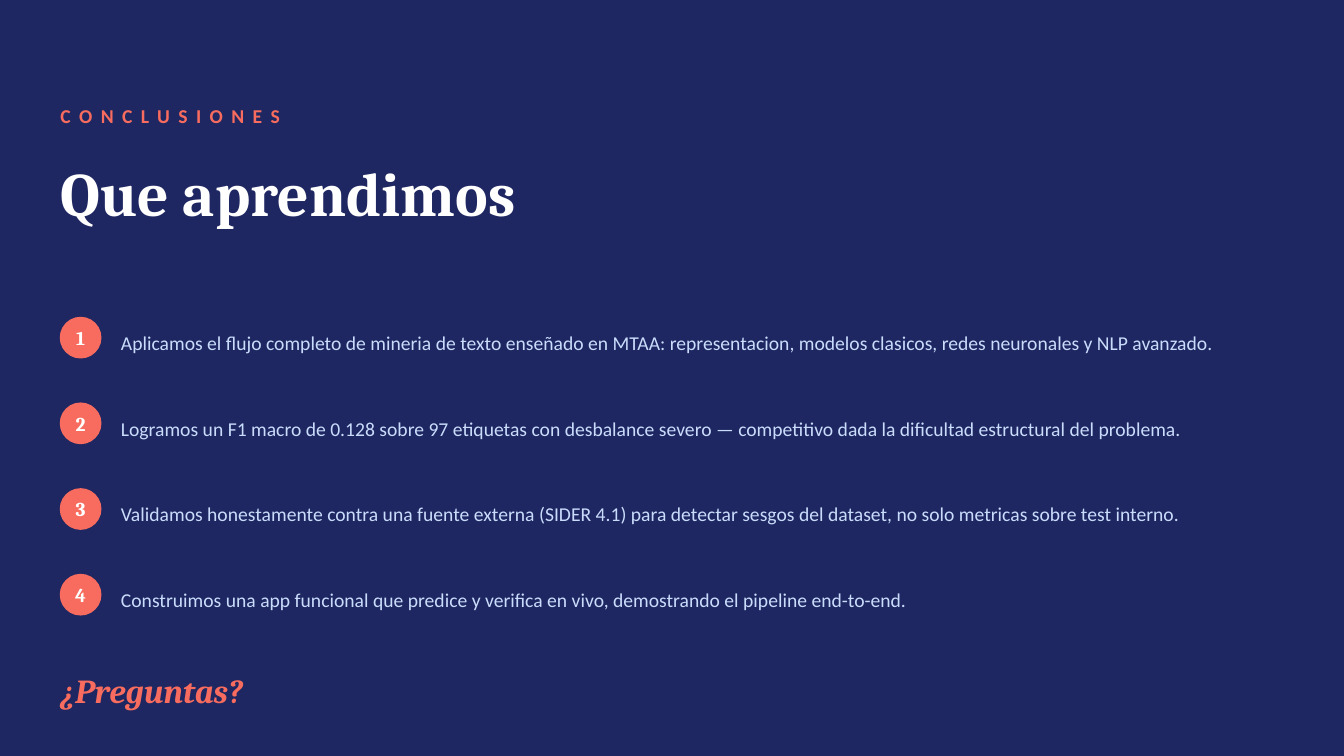
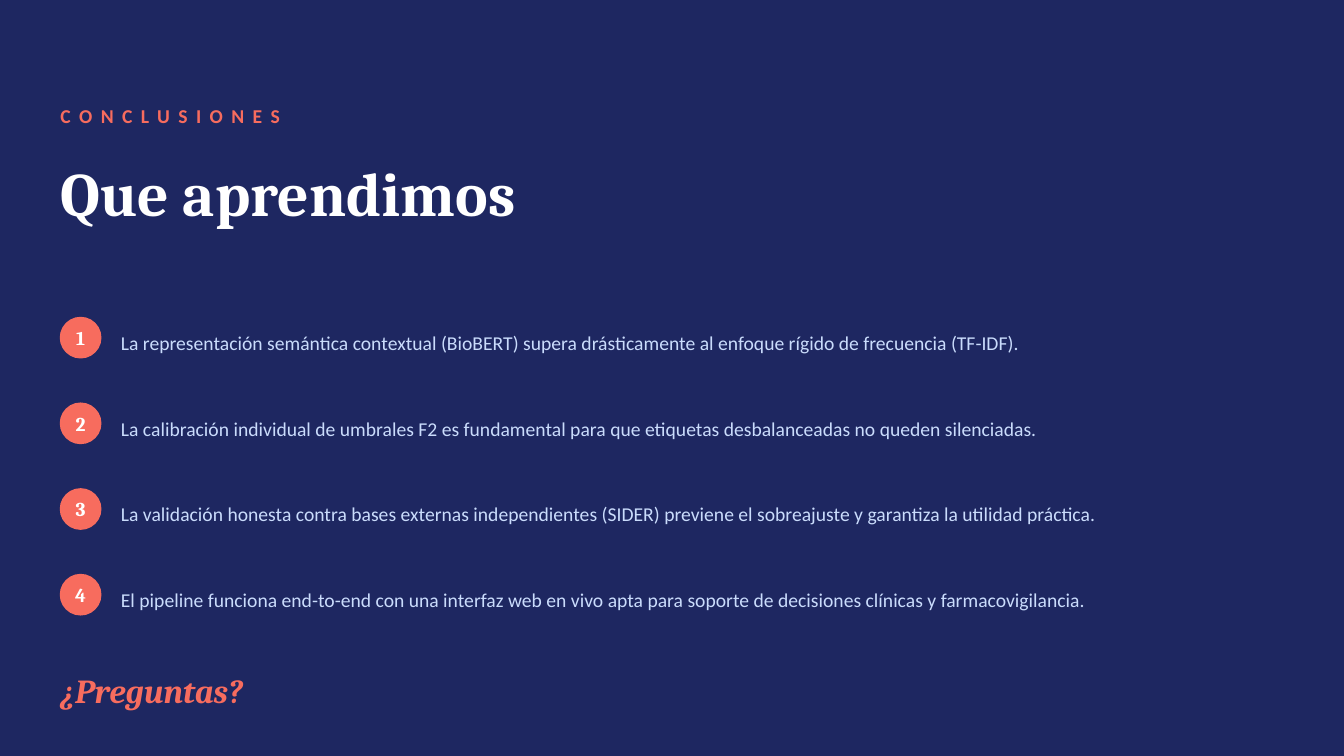
Before and after one commit to ccKabra/farmApp-MTAA, a slide deck: slide 12 of presentacion/presentacion_farmApp.pptx (slide 16 before the commit). Drawn at 1344x756 pixels with LibreOffice and Linux fonts; fonts in the diff are those of the drawing. Boxes give left, top, right and bottom in pixels: in the first picture for what was removed or moved away, otherwise in the second. Text is boxed around its words. In the diff, an @@ line names an element or a change of style, - is before the commit and + after.

```diff
--- a/presentacion/presentacion_farmApp.pptx
+++ b/presentacion/presentacion_farmApp.pptx
@@ text at box(121, 336, 1018, 354): text changed @@
-Aplicamos el flujo completo de mineria de texto enseñado en MTAA: representacion, modelos clasicos, redes neuronales y NLP avanzado.
+La representación semántica contextual (BioBERT) supera drásticamente al enfoque rígido de frecuencia (TF-IDF).
@@ text at box(121, 422, 1036, 439): text changed @@
-Logramos un F1 macro de 0.128 sobre 97 etiquetas con desbalance severo — competitivo dada la dificultad estructural del problema.
+La calibración individual de umbrales F2 es fundamental para que etiquetas desbalanceadas no queden silenciadas.
@@ text at box(121, 507, 1095, 525): text changed @@
-Validamos honestamente contra una fuente externa (SIDER 4.1) para detectar sesgos del dataset, no solo metricas sobre test interno.
+La validación honesta contra bases externas independientes (SIDER) previene el sobreajuste y garantiza la utilidad práctica.
@@ text at box(121, 593, 1085, 611): text changed @@
-Construimos una app funcional que predice y verifica en vivo, demostrando el pipeline end-to-end.
+El pipeline funciona end-to-end con una interfaz web en vivo apta para soporte de decisiones clínicas y farmacovigilancia.
```
Also in this commit, not shown: 4 other slides changed, 6 slides added, 10 slides removed, 12 other files.
